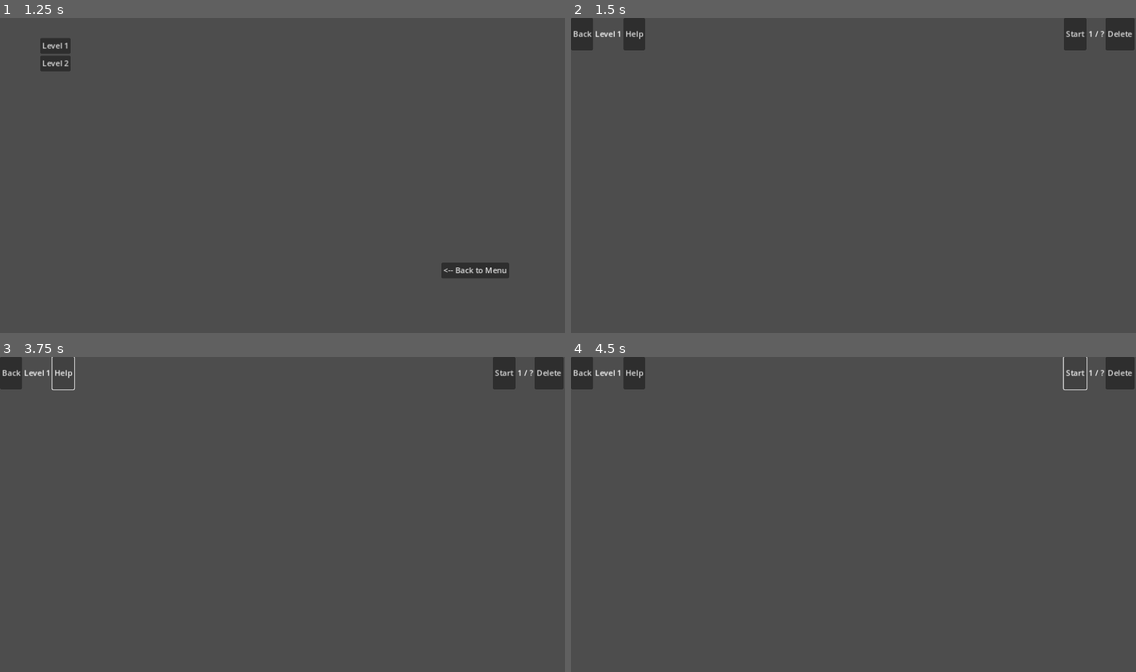
Above: before the commit, frames 1-4 (two rows, left to right).
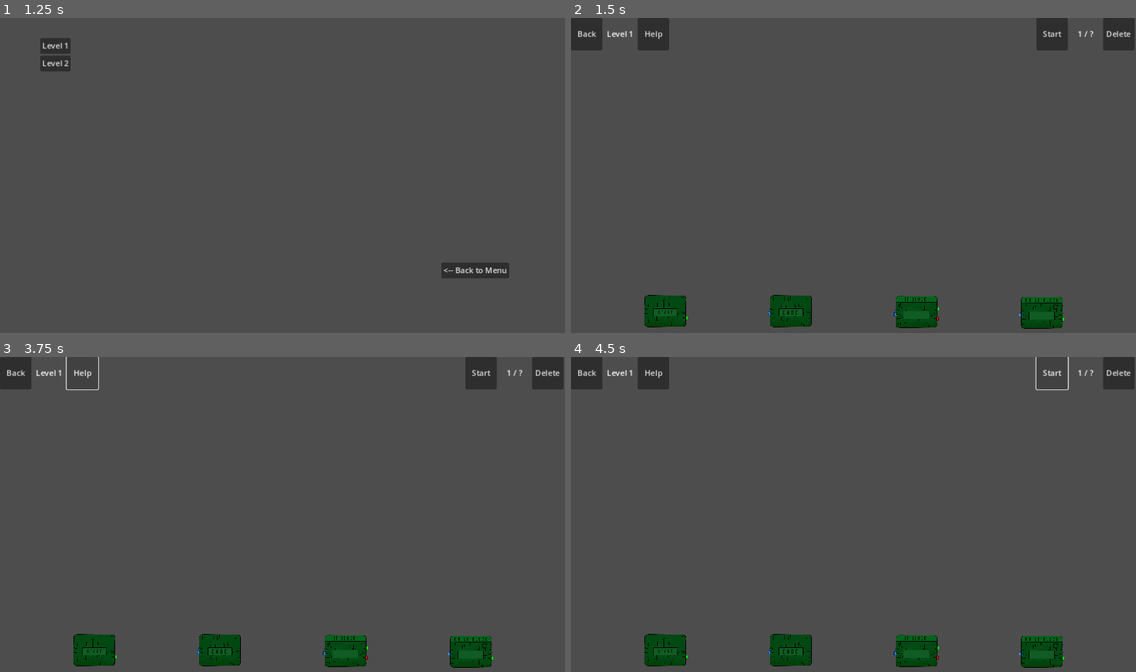
Above: after the commit, the same moments.

Repository: lighter3000/Projektgruppe-23-Link
Game: Godot game, scene res://main_menu/mainmenu.tscn
Same seed, same stepped clock (60 frames per second), same inputs: the game is played once before the commit and once after it.
Inputs (mouse positions are in pixels of both pictures, inside the frame that each line leads up to):
- Up to frame 1 (1.25 s): click (282, 140) at 0.5 s
- Up to frame 2 (1.5 s): click "Level 1" at 1.25 s
- Up to frame 3 (3.75 s): click "Back" at 2 s; click "Level 1" at 2.75 s; click "Help" at 3.5 s
- Up to frame 4 (4.5 s): click "Start" at 4.25 s

Frame 1 is identical in both runs. In frame 2, 4.8% of the frame differs, in the area x 0-100%, y 0-99%; in frame 3, 4.3%; in frame 4, 4.2%.

Commit message:
Object scenes for game objects
- game objects "start block", "if block", "while block" and "end block" now each have a scene and a script
- game objects now have sprites and collisionshapes
- the object scenes are now added to the level1 scene

Diff:
--- /dev/null
+++ b/game_objects/end_block/end_block.gd
@@ -0,0 +1,15 @@
+class_name End_Block
+extends Area2D
+
+@onready var sprite = $end_block_sprite
+@onready var end_block_collisionshape = $end_block_collisionshape
+@onready var connector_collisionshape = $connector_collisionshape
+
+# Called when the node enters the scene tree for the first time.
+#func _ready():
+#	pass # Replace with function body.
+
+
+# Called every frame. 'delta' is the elapsed time since the previous frame.
+#func _process(delta):
+#	pass
--- /dev/null
+++ b/game_objects/end_block/end_block.tscn
@@ -0,0 +1,25 @@
+[gd_scene load_steps=5 format=3 uid="uid://c4xwakfr5oonp"]
+
+[ext_resource type="Script" path="res://game_objects/end_block/end_block.gd" id="1_co13d"]
+[ext_resource type="Texture2D" uid="uid://bilr68q5p1yff" path="res://game_objects/assets/end_block.png" id="2_xt1m0"]
+
+[sub_resource type="RectangleShape2D" id="RectangleShape2D_xrrds"]
+size = Vector2(85, 66)
+
+[sub_resource type="RectangleShape2D" id="RectangleShape2D_ereye"]
+size = Vector2(6, 20)
+
+[node name="end_block" type="Area2D"]
+script = ExtResource("1_co13d")
+
+[node name="end_block_sprite" type="Sprite2D" parent="."]
+scale = Vector2(0.05, 0.05)
+texture = ExtResource("2_xt1m0")
+
+[node name="end_block_collisionshape" type="CollisionShape2D" parent="."]
+position = Vector2(0.5, -1)
+shape = SubResource("RectangleShape2D_xrrds")
+
+[node name="connector_collisionshape" type="CollisionShape2D" parent="."]
+position = Vector2(-45, 3)
+shape = SubResource("RectangleShape2D_ereye")
--- /dev/null
+++ b/game_objects/if_block/if_block.gd
@@ -0,0 +1,16 @@
+class_name If_Block
+extends Area2D
+@onready var sprite = $if_block_sprite
+@onready var if_block_collisionshape = $if_block_collisionshape
+@onready var input_connector_collisionshape = $input_connector_collisionshape
+@onready var green_output_connector_collisionshape = $green_output_connector_collisionshape
+@onready var red_output_connector_collisionshape = $red_output_connector_collisionshape
+
+# Called when the node enters the scene tree for the first time.
+#func _ready():
+#	pass # Replace with function body.
+
+
+# Called every frame. 'delta' is the elapsed time since the previous frame.
+#func _process(delta):
+#	pass
--- /dev/null
+++ b/game_objects/if_block/if_block.tscn
@@ -0,0 +1,39 @@
+[gd_scene load_steps=7 format=3 uid="uid://y0u1veo1swd1"]
+
+[ext_resource type="Script" path="res://game_objects/if_block/if_block.gd" id="1_qb8gp"]
+[ext_resource type="Texture2D" uid="uid://ckn7yfytvriip" path="res://game_objects/assets/if_block.png" id="2_yfu7k"]
+
+[sub_resource type="RectangleShape2D" id="RectangleShape2D_gueu4"]
+size = Vector2(84, 65)
+
+[sub_resource type="RectangleShape2D" id="RectangleShape2D_om1je"]
+size = Vector2(6, 17)
+
+[sub_resource type="RectangleShape2D" id="RectangleShape2D_s3blh"]
+size = Vector2(7, 20)
+
+[sub_resource type="RectangleShape2D" id="RectangleShape2D_buo86"]
+size = Vector2(7, 20)
+
+[node name="if_block" type="Area2D"]
+script = ExtResource("1_qb8gp")
+
+[node name="if_block_sprite" type="Sprite2D" parent="."]
+scale = Vector2(0.05, 0.05)
+texture = ExtResource("2_yfu7k")
+
+[node name="if_block_collisionshape" type="CollisionShape2D" parent="."]
+position = Vector2(0, 0.5)
+shape = SubResource("RectangleShape2D_gueu4")
+
+[node name="input_connector_collisionshape" type="CollisionShape2D" parent="."]
+position = Vector2(-45, 5.5)
+shape = SubResource("RectangleShape2D_om1je")
+
+[node name="green_output_connector_collisionshape" type="CollisionShape2D" parent="."]
+position = Vector2(45.5, -6)
+shape = SubResource("RectangleShape2D_s3blh")
+
+[node name="red_output_connector_collisionshape" type="CollisionShape2D" parent="."]
+position = Vector2(45.5, 15)
+shape = SubResource("RectangleShape2D_buo86")
--- /dev/null
+++ b/game_objects/start_block/start_block.gd
@@ -0,0 +1,15 @@
+class_name Start_Block
+extends Area2D
+
+@onready var sprite = $start_block_sprite
+@onready var block_collision_shape = $block_collisionshape
+@onready var connector_collision_shape = $connector_collisionshape
+
+# Called when the node enters the scene tree for the first time.
+#func _ready():
+#	pass # Replace with function body.
+
+
+# Called every frame. 'delta' is the elapsed time since the previous frame.
+#func _process(delta):
+#	pass
--- /dev/null
+++ b/game_objects/start_block/start_block.tscn
@@ -0,0 +1,25 @@
+[gd_scene load_steps=5 format=3 uid="uid://qs3du0q4n3vx"]
+
+[ext_resource type="Script" path="res://game_objects/start_block/start_block.gd" id="1_ixpxe"]
+[ext_resource type="Texture2D" uid="uid://dj4ep1r3j1prw" path="res://game_objects/assets/start_block.png" id="2_qbess"]
+
+[sub_resource type="RectangleShape2D" id="RectangleShape2D_ptomv"]
+size = Vector2(85, 66)
+
+[sub_resource type="RectangleShape2D" id="RectangleShape2D_7fkfw"]
+size = Vector2(8, 20)
+
+[node name="start_block" type="Area2D"]
+script = ExtResource("1_ixpxe")
+
+[node name="start_block_sprite" type="Sprite2D" parent="."]
+scale = Vector2(0.05, 0.05)
+texture = ExtResource("2_qbess")
+
+[node name="block_collisionshape" type="CollisionShape2D" parent="."]
+position = Vector2(-0.5, -1)
+shape = SubResource("RectangleShape2D_ptomv")
+
+[node name="connector_collisionshape" type="CollisionShape2D" parent="."]
+position = Vector2(46, 13)
+shape = SubResource("RectangleShape2D_7fkfw")
--- /dev/null
+++ b/game_objects/while_block/while_block.gd
@@ -0,0 +1,15 @@
+class_name While_Block
+extends Area2D
+@onready var sprite = $while_block_sprite
+@onready var while_block_collisionshape = $while_block_collisionshape
+@onready var input_connector_collisionshape = $input_connector_collisionshape
+@onready var output_connector_collisionshape = $output_connector_collisionshape
+
+# Called when the node enters the scene tree for the first time.
+#func _ready():
+#	pass # Replace with function body.
+
+
+# Called every frame. 'delta' is the elapsed time since the previous frame.
+#func _process(delta):
+#	pass
--- /dev/null
+++ b/game_objects/while_block/while_block.tscn
@@ -0,0 +1,32 @@
+[gd_scene load_steps=6 format=3 uid="uid://cjlxdtwtvd7mw"]
+
+[ext_resource type="Script" path="res://game_objects/while_block/while_block.gd" id="1_h06t5"]
+[ext_resource type="Texture2D" uid="uid://bb22317h2vw3t" path="res://game_objects/assets/while_block.png" id="2_4qnep"]
+
+[sub_resource type="RectangleShape2D" id="RectangleShape2D_dsh8q"]
+size = Vector2(84, 66)
+
+[sub_resource type="RectangleShape2D" id="RectangleShape2D_v2l3p"]
+size = Vector2(7, 20)
+
+[sub_resource type="RectangleShape2D" id="RectangleShape2D_10m5u"]
+size = Vector2(7, 21)
+
+[node name="while_block" type="Area2D"]
+script = ExtResource("1_h06t5")
+
+[node name="while_block_sprite" type="Sprite2D" parent="."]
+scale = Vector2(0.05, 0.05)
+texture = ExtResource("2_4qnep")
+
+[node name="while_block_collisionshape" type="CollisionShape2D" parent="."]
+position = Vector2(0, -1)
+shape = SubResource("RectangleShape2D_dsh8q")
+
+[node name="input_connector_collisionshape" type="CollisionShape2D" parent="."]
+position = Vector2(-45.5, 4)
+shape = SubResource("RectangleShape2D_v2l3p")
+
+[node name="output_connector_collisionshape" type="CollisionShape2D" parent="."]
+position = Vector2(45.5, 12.5)
+shape = SubResource("RectangleShape2D_10m5u")
--- a/levels/level1/level_1.gd
+++ b/levels/level1/level_1.gd
@@ -7,7 +7,7 @@
 
 
 # Called every frame. 'delta' is the elapsed time since the previous frame.
-func _process(delta):
+func _process(_delta):
 	pass
 
 
--- a/levels/level1/level_1.tscn
+++ b/levels/level1/level_1.tscn
@@ -1,52 +1,82 @@
-[gd_scene load_steps=2 format=3 uid="uid://bx8tsca3k6aaj"]
+[gd_scene load_steps=6 format=3 uid="uid://bx8tsca3k6aaj"]
 
 [ext_resource type="Script" path="res://levels/level1/level_1.gd" id="1_daruv"]
+[ext_resource type="PackedScene" uid="uid://c4xwakfr5oonp" path="res://game_objects/end_block/end_block.tscn" id="2_1cily"]
+[ext_resource type="PackedScene" uid="uid://qs3du0q4n3vx" path="res://game_objects/start_block/start_block.tscn" id="3_1kchg"]
+[ext_resource type="PackedScene" uid="uid://y0u1veo1swd1" path="res://game_objects/if_block/if_block.tscn" id="4_xqph8"]
+[ext_resource type="PackedScene" uid="uid://cjlxdtwtvd7mw" path="res://game_objects/while_block/while_block.tscn" id="5_0xbtt"]
 
 [node name="level1" type="Node2D"]
 script = ExtResource("1_daruv")
 
 [node name="GUI" type="Control" parent="."]
 layout_mode = 3
-anchors_preset = 15
-anchor_right = 1.0
-anchor_bottom = 1.0
+anchors_preset = 0
 grow_horizontal = 2
 grow_vertical = 2
+metadata/_edit_use_anchors_ = true
 
-[node name="HBoxContainer" type="HBoxContainer" parent="GUI"]
+[node name="toolbar_top" type="HBoxContainer" parent="GUI"]
+layout_mode = 0
 offset_right = 1149.0
 offset_bottom = 66.0
 
-[node name="HBoxContainer" type="HBoxContainer" parent="GUI/HBoxContainer"]
+[node name="left_items" type="HBoxContainer" parent="GUI/toolbar_top"]
+custom_minimum_size = Vector2(64, 64)
 layout_mode = 2
+size_flags_horizontal = 0
 
-[node name="Back_Button" type="Button" parent="GUI/HBoxContainer/HBoxContainer"]
+[node name="Back_Button" type="Button" parent="GUI/toolbar_top/left_items"]
+custom_minimum_size = Vector2(64, 64)
 layout_mode = 2
 text = "Back"
 
-[node name="title" type="Label" parent="GUI/HBoxContainer/HBoxContainer"]
+[node name="title" type="Label" parent="GUI/toolbar_top/left_items"]
+custom_minimum_size = Vector2(64, 64)
 layout_mode = 2
 text = "Level 1"
+horizontal_alignment = 1
+vertical_alignment = 1
 metadata/_edit_use_anchors_ = true
 
-[node name="Help_Button" type="Button" parent="GUI/HBoxContainer/HBoxContainer"]
+[node name="Help_Button" type="Button" parent="GUI/toolbar_top/left_items"]
+custom_minimum_size = Vector2(64, 64)
 layout_mode = 2
+tooltip_text = "Help"
 text = "Help"
+expand_icon = true
 
-[node name="HBoxContainer2" type="HBoxContainer" parent="GUI/HBoxContainer"]
+[node name="right_items" type="HBoxContainer" parent="GUI/toolbar_top"]
 layout_mode = 2
 size_flags_horizontal = 10
 
-[node name="Start_Button" type="Button" parent="GUI/HBoxContainer/HBoxContainer2"]
+[node name="Start_Button" type="Button" parent="GUI/toolbar_top/right_items"]
+custom_minimum_size = Vector2(64, 64)
 layout_mode = 2
 text = "Start"
 
-[node name="Max_Elements_Label" type="Label" parent="GUI/HBoxContainer/HBoxContainer2"]
+[node name="Max_Elements_Label" type="Label" parent="GUI/toolbar_top/right_items"]
+custom_minimum_size = Vector2(64, 64)
 layout_mode = 2
 text = "1 / ?"
+horizontal_alignment = 1
+vertical_alignment = 1
 
-[node name="Delete_Button" type="Button" parent="GUI/HBoxContainer/HBoxContainer2"]
+[node name="Delete_Button" type="Button" parent="GUI/toolbar_top/right_items"]
+custom_minimum_size = Vector2(64, 64)
 layout_mode = 2
 text = "Delete"
 
-[connection signal="pressed" from="GUI/HBoxContainer/HBoxContainer/Back_Button" to="." method="_on_back_button_pressed"]
+[node name="end_block" parent="GUI" instance=ExtResource("2_1cily")]
+position = Vector2(448, 600)
+
+[node name="start_block" parent="GUI" instance=ExtResource("3_1kchg")]
+position = Vector2(192, 600)
+
+[node name="if_block" parent="GUI" instance=ExtResource("4_xqph8")]
+position = Vector2(704, 600)
+
+[node name="while_block" parent="GUI" instance=ExtResource("5_0xbtt")]
+position = Vector2(960, 603)
+
+[connection signal="pressed" from="GUI/toolbar_top/left_items/Back_Button" to="." method="_on_back_button_pressed"]
Binary file added: game_objects/assets/end_block.png
Not shown, added: game_objects/assets/end_block.png.import
Binary file added: game_objects/assets/if_block.png
Not shown, added: game_objects/assets/if_block.png.import
Binary file added: game_objects/assets/start_block.png
Not shown, added: game_objects/assets/start_block.png.import
Binary file added: game_objects/assets/while_block.png
Not shown, added: game_objects/assets/while_block.png.import
